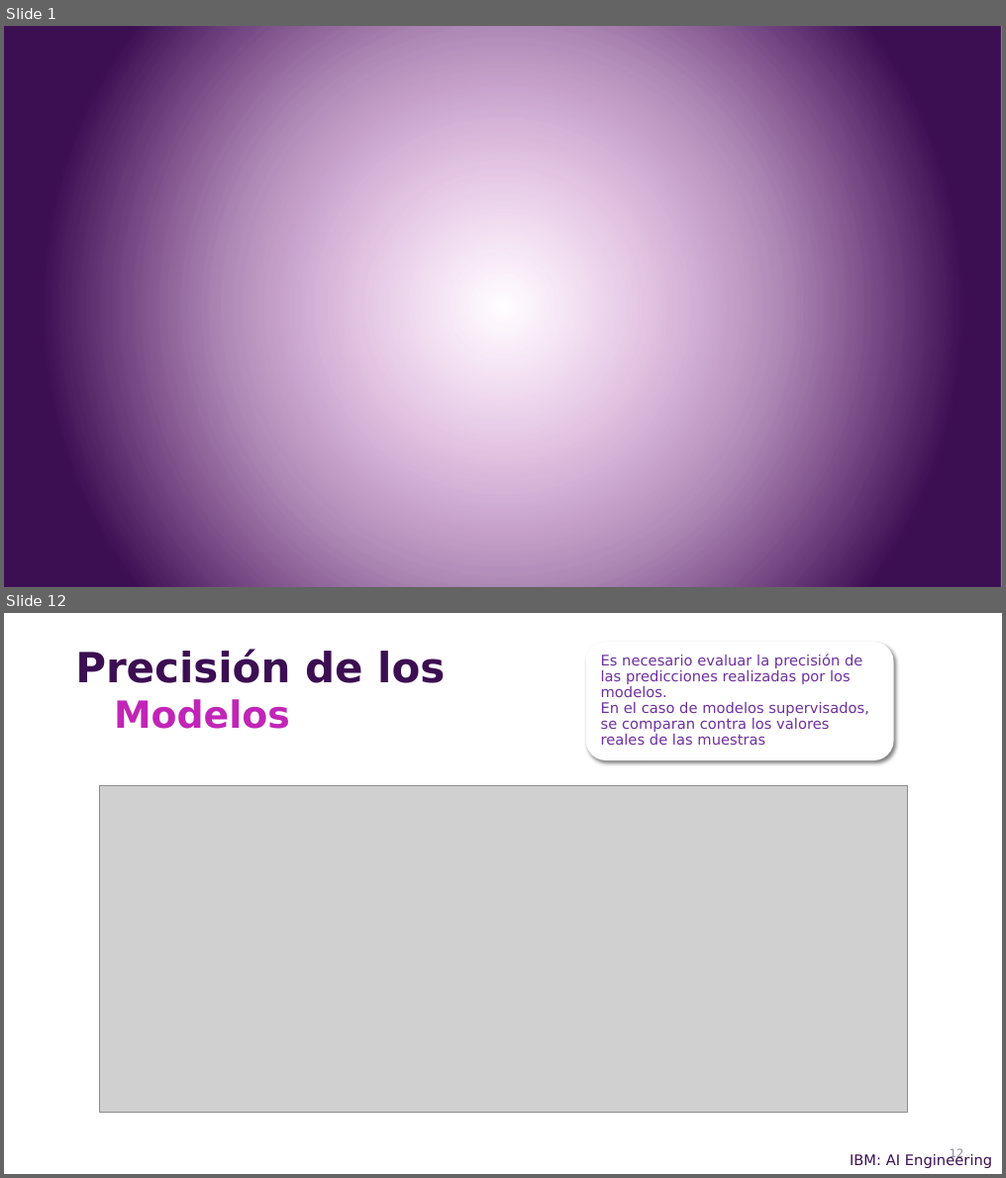
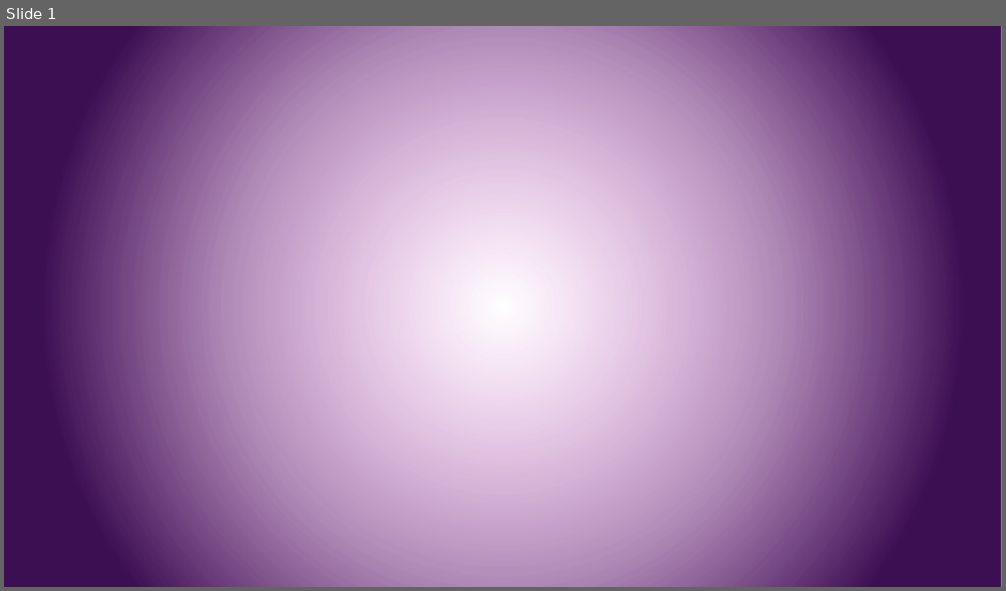
Before and after one commit to csameshiman/Axity_Curso_ML_2023, a slide deck: Diapositivas/Parte 04.Clustering/Sección 04.1.K-Means Clustering/K-Means_Clustering.pptx. Shown one above the other, each under a label of ours: slides 1 and 12 before the commit, slide 1 after it; the slides between them are not shown. The pictures are 1006x1178 and 1006x591 pixels, drawn with LibreOffice and Linux fonts; fonts in the diff are those of the drawing; grey boxes stand for pictures; background and template pictures are left out. Boxes give left, top, right and bottom in pixels: in the first picture for what was removed or moved away, otherwise in the second. Text is boxed around its words. In the diff, an @@ line names an element or a change of style, - is before the commit and + after.

```diff
--- a/Diapositivas/Parte 04.Clustering/Sección 04.1.K-Means Clustering/K-Means_Clustering.pptx
+++ b/Diapositivas/Parte 04.Clustering/Sección 04.1.K-Means Clustering/K-Means_Clustering.pptx
@@ slide 12 removed at [4, 613, 1002, 1174], background picture (left out) @@
@@ rounded rectangle removed at [586, 642, 894, 761] @@
@@ text removed at [75, 649, 445, 683] @@
-Precisión de los
@@ text removed at [601, 654, 869, 745] @@
-Es necesario evaluar la precisión de las predicciones realizadas por los modelos.
-En el caso de modelos supervisados, se comparan contra los valores reales de las muestras
@@ text removed at [114, 699, 290, 729] @@
-Modelos
@@ picture removed at [99, 786, 907, 1112] @@
@@ text removed at [849, 1154, 992, 1168] @@
-IBM: AI Engineering
@@ page number removed at [949, 1149, 964, 1160] @@
-12
```
Also in this commit, not shown: 2 slides changed, 45 slides added, 13 other slides removed.
